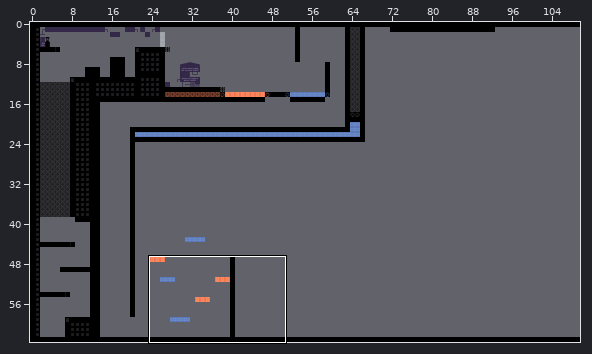
Level history. Tiled map (JSON): IndieSpeedRun/IndieSpeedRun/IndieSpeedRunContent/maps/level2.json. The picture above shows the old version from afar; the outline marks the close-up.
Close-up. Before the edit:
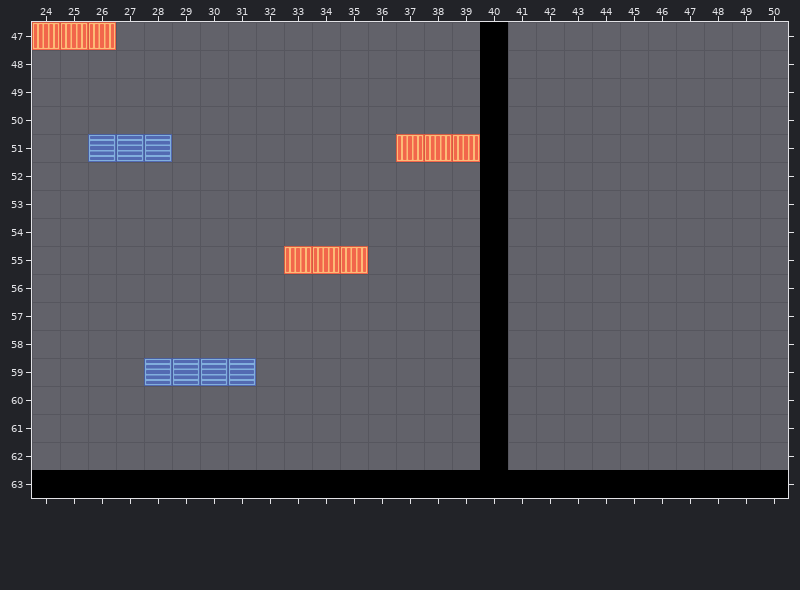
Cells are 32x32 px. Shown: x 24..50, y 47..63. The commit also changed other parts of the map, which this record leaves out.
After the commit:
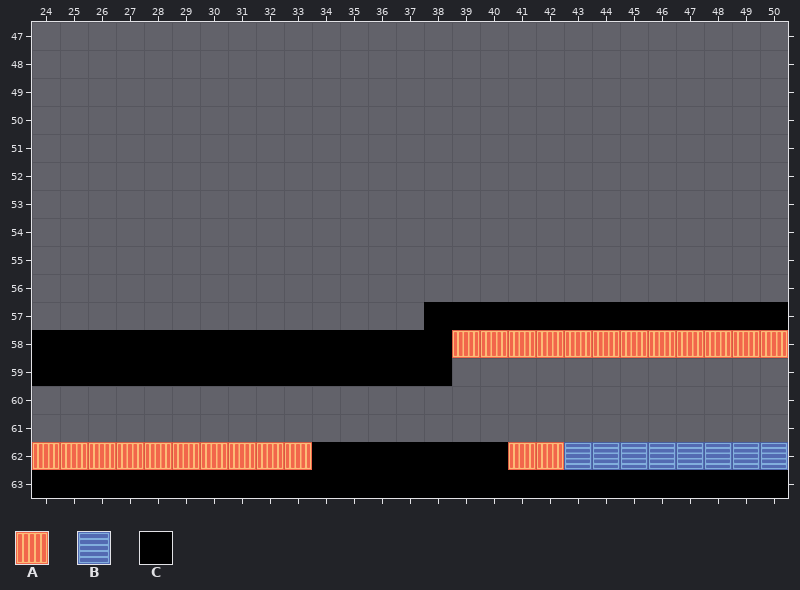
Key: from "furnace-01": A 0; from "heatsink-01": B 0; from "tiles2-01": C 0.
_ is an empty cell.
Change:
Layer "Gameplay":
The edit turns tile C into tile A in row 58 at x 40.
There is now tile A in row 58 at x 39 and 41 to 50; in row 62 at x 24 to 33 and 41 to 42.
There is now tile B in row 62 at x 43 to 50.
The edit turns tile B into tile C in row 59 at x 28 to 31.
There is now tile C in row 57 at x 38 to 39 and 41 to 50; in row 58 at x 24 to 38; in row 59 at x 24 to 27 and 32 to 38; in row 62 at x 34 to 39.
The author cleared tile A in row 47 at x 24 to 26; in row 51 at x 37 to 39; in row 55 at x 33 to 35.
The author cleared tile B in row 51 at x 26 to 28.
The author cleared tile C in rows 47 to 56 at x 40; in rows 59 to 61 at x 40.
